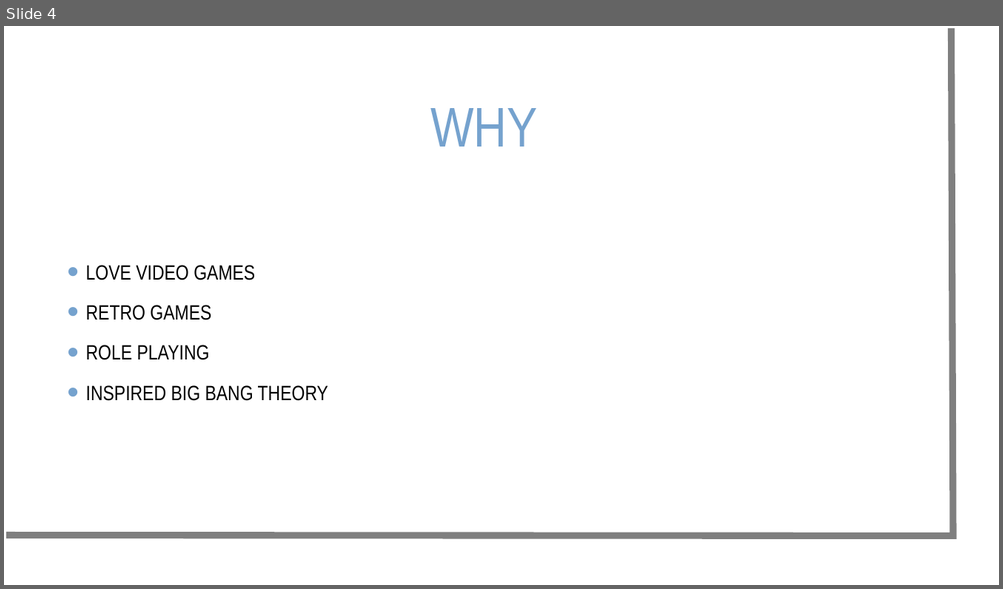
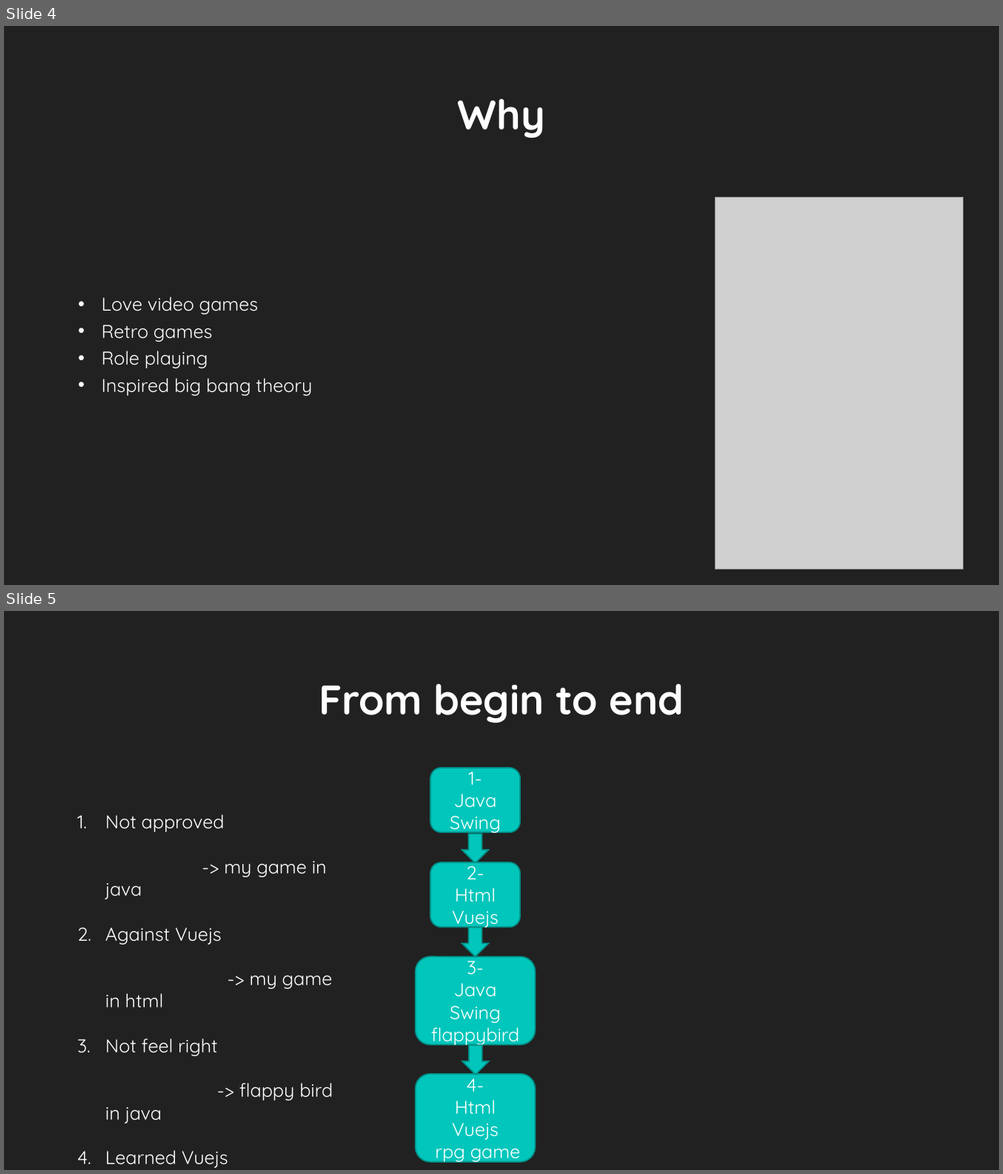
Before and after one commit to nuytsm/Gip-project-2021, a slide deck: Gip presentatie mvandenbroek.ppt. Shown one above the other, each under a label of ours: slide 4 before the commit, slides 4 and 5 after it. The pictures are 1003x589 and 1003x1174 pixels, drawn with LibreOffice and Linux fonts; fonts in the diff are those of the drawing; grey boxes stand for pictures; background and template pictures are left out. Boxes give left, top, right and bottom in pixels: in the first picture for what was removed or moved away, otherwise in the second. Text is boxed around its words. In the diff, an @@ line names an element or a change of style, - is before the commit and + after.

```diff
--- a/Gip presentatie mvandenbroek.ppt
+++ b/Gip presentatie mvandenbroek.ppt
@@ slide 5 added at bbox=[4, 611, 999, 1170], background #212121 @@
@@ title added at bbox=[318, 684, 684, 723], 40 pt, text #FEFEFE, bold @@
+From begin to end
@@ rounded rectangle added at bbox=[430, 768, 520, 832], fill #00C6BB, outline #009189 1.25 pt, 18 pt, text #FFFFFF @@
+1-
+Java Swing
@@ text added at bbox=[105, 815, 333, 1168], 18 pt, text #FFFFFF @@
+1. Not approved -> my game in java
+2. Against Vuejs -> my game in html
+3. Not feel right -> flappy bird in java
+4. Learned Vuejs -> current game
@@ right arrow added at bbox=[462, 834, 488, 863], fill #00C6BB, outline #009189 1.25 pt @@
@@ rounded rectangle added at bbox=[430, 863, 520, 927], fill #00C6BB, outline #009189 1.25 pt, 18 pt, text #FFFFFF @@
+2-
+Html
+Vuejs
@@ right arrow added at bbox=[462, 927, 488, 956], fill #00C6BB, outline #009189 1.25 pt @@
@@ rounded rectangle added at bbox=[415, 957, 534, 1045], fill #00C6BB, outline #009189 1.25 pt, 18 pt, text #FFFFFF @@
+3-
+Java
+Swing
+flappybird
@@ right arrow added at bbox=[462, 1045, 488, 1075], fill #00C6BB, outline #009189 1.25 pt @@
@@ rounded rectangle added at bbox=[415, 1074, 534, 1162], fill #00C6BB, outline #009189 1.25 pt, 18 pt, text #FFFFFF @@
+4-
+Html
+Vuejs
+rpg game
@@ slide 4 changed as well @@
@@ background picture (left out) to #212121 @@
@@ freeform shape removed at bbox=[6, 28, 953, 536] @@
@@ title "Why" at bbox=[458, 99, 545, 138]: vertical alignment middle to bottom @@
@@ title at bbox=[458, 99, 545, 138]: text changed; size 54 to 40 pt; font Arial Narrow to Quicksand; text colour #75A2CE to #FEFEFE; bold on @@
-WHY
+Why
@@ picture added at bbox=[714, 198, 962, 569] @@
@@ text at bbox=[102, 297, 312, 396]: text changed; size 20 to 18 pt; font Arial Narrow to Quicksand; text colour #000000 to #FFFFFF @@
-• LOVE VIDEO GAMES
-• RETRO GAMES
-• ROLE PLAYING
-• INSPIRED BIG BANG THEORY
+• Love video games
+• Retro games
+• Role playing
+• Inspired big bang theory
```
Also in this commit, not shown: 5 other slides changed, 15 other slides added, 2 slides removed, 8 other files.
